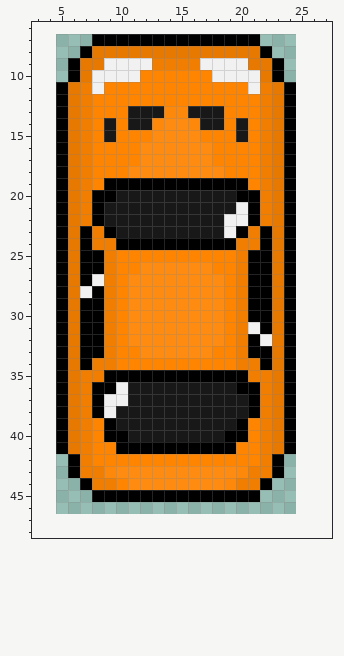
A pixel-art sprite gets an edit: data/car.png. The picture above was drawn from the file before the commit.
The file is 20x40 pixels. Colours within 5 levels of each other are drawn and written as one. Shown: x 3..27, y 6..48. The old version is drawn lined up with the new one, on the new canvas.
The result:
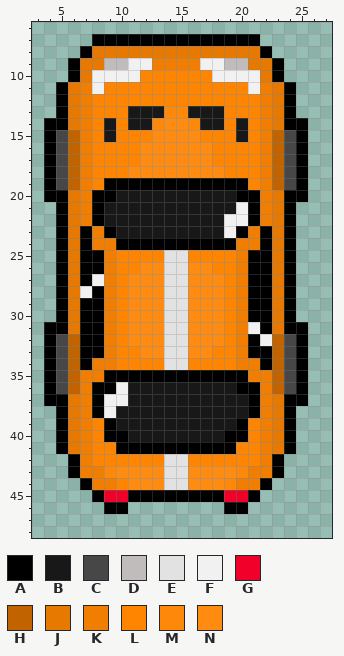
Palette (. is transparent): A #000000  B #181818  C #474747  D #c1bcbc  E #e2e2e2  F #f1f1f1  G #f10129  H #c16400  J #e77800  K #f17e01  L #ff8400  M #fe880a  N #ff8c10
Diff:
canvas 20x40 -> 30x50, the old top-left corner now at 5,7
Colour A now appears in rows 14 to 20 at x 4 and 25; in rows 31 to 37 at x 4 and 25; in row 46 at x 9 to 10 and 19 to 20.
The author changed colour A to colour C in rows 15 to 19 at x 5 and 24; in rows 32 to 36 at x 5 and 24.
The author changed colour F to colour D in row 9 at x 9 to 10 and 19 to 20.
The author changed colour L to colour E in row 25 at x 14 to 15; in row 34 at x 14 to 15; in row 42 at x 14 to 15.
The author changed colour N to colour E in rows 26 to 33 at x 14 to 15; in rows 43 to 44 at x 14 to 15.
The author changed colour A to colour G in row 45 at x 9 to 10 and 19 to 20.
The author changed colour J to colour H in rows 15 to 19 at x 6 and 23; in rows 32 to 36 at x 6 and 23.
